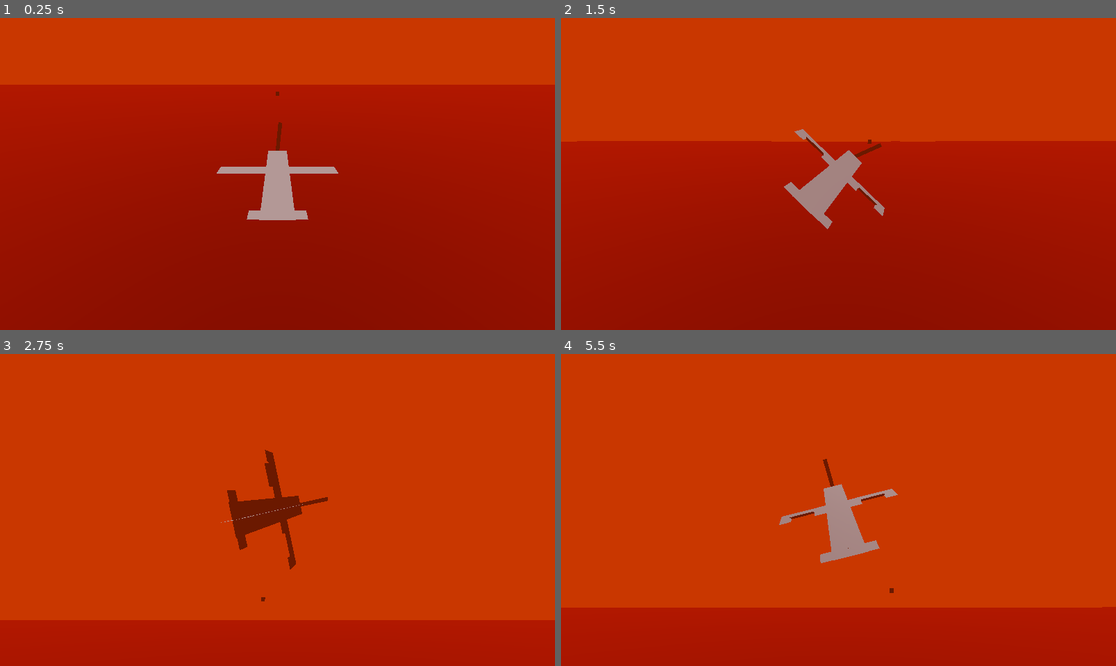
Above: before the commit, frames 1-4 (two rows, left to right).
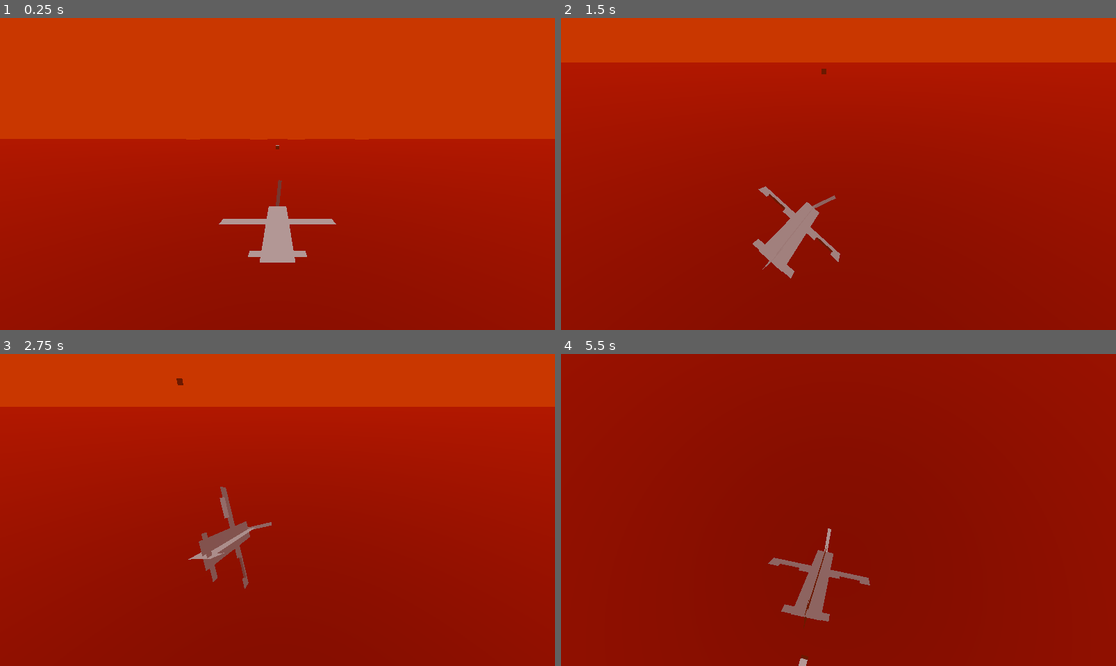
Above: after the commit, the same moments.

Repository: proximadams/Paper-Pilots
Game: Godot game, scene res://scenes/level.tscn
Two runs of this game, one before a commit and one after it. Both use one fixed random seed, a clock stepped at 60 frames per second and the inputs below.
Inputs:
- Up to frame 1 (0.25 s): no input
- Up to frame 2 (1.5 s): hold Right (move_right) 0.53-1.28 s; hold J (shoot) 0.53-1.28 s; hold Down (move_down) from 1.28 s (still down); tap J (shoot) at 1.35 s
- Up to frame 3 (2.75 s): release Down (move_down) at 2.03 s; hold Right (move_right) from 2.03 s (still down); hold J (shoot) from 2.03 s (still down)
- Up to frame 4 (5.5 s): release Right (move_right) at 2.78 s; release J (shoot) at 2.78 s; hold Up (move_up) 2.78-3.53 s; tap J (shoot) at 2.85, 4.35 s; hold J (shoot) 3.53-4.28 s; hold Left (move_left) 3.53-5.03 s; hold Down (move_down) from 5.03 s (still down); hold J (shoot) from 5.03 s (still down)

The runs differ from the first frame. In frame 1, 20% of the frame differs, in the area x 0-100%, y 21-79%; in frame 2, 28%; in frame 3, 83%; in frame 4, 100%, in the area x 0-100%, y 0-100%.

Commit message:
ia slow plane tilts down

Diff:
--- a/project.godot
+++ b/project.godot
@@ -18,6 +18,7 @@
 
 window/size/viewport_width=2304
 window/size/viewport_height=1296
+window/size/mode=2
 
 [input]
 
--- a/scenes/level.tscn
+++ b/scenes/level.tscn
@@ -27,12 +27,15 @@
 current = true
 script = ExtResource("1_w7c3h")
 followTarget = NodePath("../Player/CameraFollow")
-lookAtTarget = NodePath("../Player")
+lookAtTarget = NodePath("../Player/CameraLookAt")
 
 [node name="Player" parent="." instance=ExtResource("1_2q6dc")]
 
 [node name="CameraFollow" type="Node3D" parent="Player"]
 transform = Transform3D(1, 0, 0, 0, 1, 0, 0, 0, 1, 0, 3.5, -7.5)
+
+[node name="CameraLookAt" type="Node3D" parent="Player"]
+transform = Transform3D(1, 0, 0, 0, 1, 0, 0, 0, 1, 0, 0, 20)
 
 [node name="WorldEnvironment" type="WorldEnvironment" parent="."]
 environment = SubResource("Environment_2q6dc")
--- a/scripts/player.gd
+++ b/scripts/player.gd
@@ -1,23 +1,29 @@
 extends CharacterBody3D
 
+const GRAVITY               : float = -200.0
 const MAX_PROPELLOR_SPEED   : float = 20.0
 const MOVE_ACCELERATION     : float = 100.0
 const PROPELLOR_ACCELERATION: float = 50.0
-const SHOOT_DECCELERATION   : float = 300.0
+const SHOOT_DECCELERATION   : float = 1000.0
+const TILT_DOWN_SPEED       : float = 100.0
 const WING_DEGREES          : float = 45.0
+
+# TODO coast decline speed (engine off)
 
 @export var leftMoveableWing : Node3D
 @export var rightMoveableWing: Node3D
 
 @export var propellor: MeshInstance3D
 
-var moveSpeed      : float = 0.0
+var fallSpeed      : float = 0.0# negative is fall direction
+var propulsionSpeed: float = 200.0
 var propellorSpeed : float = 0.0
 
 func _process(delta: float) -> void:
 	handle_input_wing_angles()
 	handle_spin_propellor(delta)
 	handle_rotation(delta)
+	handle_gravity()
 	handle_movement(delta)
 
 func _get_acceleration_decceleration_mult() -> float:
@@ -26,18 +32,26 @@
 		result = -1.0
 	return result
 
+func handle_gravity() -> void:
+	fallSpeed = GRAVITY * (abs(global_basis.z.normalized().y) + abs(global_basis.x.normalized().y))
+
 func handle_movement(delta: float) -> void:
 	var accdeccMult = _get_acceleration_decceleration_mult()
-	moveSpeed = max(0.0, moveSpeed + (accdeccMult * delta * MOVE_ACCELERATION))
+	propulsionSpeed = max(0.0, propulsionSpeed + (accdeccMult * delta * MOVE_ACCELERATION))
 
-	velocity = Vector3(moveSpeed, moveSpeed, moveSpeed)
+	velocity = Vector3(propulsionSpeed, propulsionSpeed, propulsionSpeed)
 	velocity *= delta * global_basis.z.normalized()
+	velocity.y += delta * fallSpeed
 	move_and_slide()
 
 func handle_rotation(delta: float) -> void:
 	var inputDirection = get_input_direction()
-	rotate_object_local(Vector3.RIGHT, delta * inputDirection.y)
+	if 0.0 < propulsionSpeed or rad_to_deg(rotation.x) < 80.0 or 100.0 < rad_to_deg(rotation.x):
+		rotate_object_local(Vector3.RIGHT, delta * inputDirection.y)
 	rotate_object_local(Vector3.FORWARD, delta * inputDirection.x)
+	# rotate_object_local(Vector3.RIGHT, delta * (TILT_DOWN_SPEED/max(1.0, propulsionSpeed) * (1.0 - sqrt(abs(global_basis.z.normalized().y)))))
+	if rad_to_deg(rotation.x) < 80.0 or 100.0 < rad_to_deg(rotation.x):
+		rotation.x += delta * max(0.0, max(0.0, TILT_DOWN_SPEED/propulsionSpeed) - 0.1)
 
 func handle_spin_propellor(delta: float) -> void:
 	var accdeccMult = _get_acceleration_decceleration_mult()
--- a/scripts/player_camera.gd
+++ b/scripts/player_camera.gd
@@ -1,8 +1,8 @@
 extends Camera3D
 
 @export var followTarget: Node3D
-@export var lookAtTarget: CharacterBody3D
+@export var lookAtTarget: Node3D
 
 func _process(_delta: float) -> void:
-	global_position = followTarget.global_position
+	global_position = lerp(global_position, followTarget.global_position, 0.05)
 	look_at(lookAtTarget.global_position)
